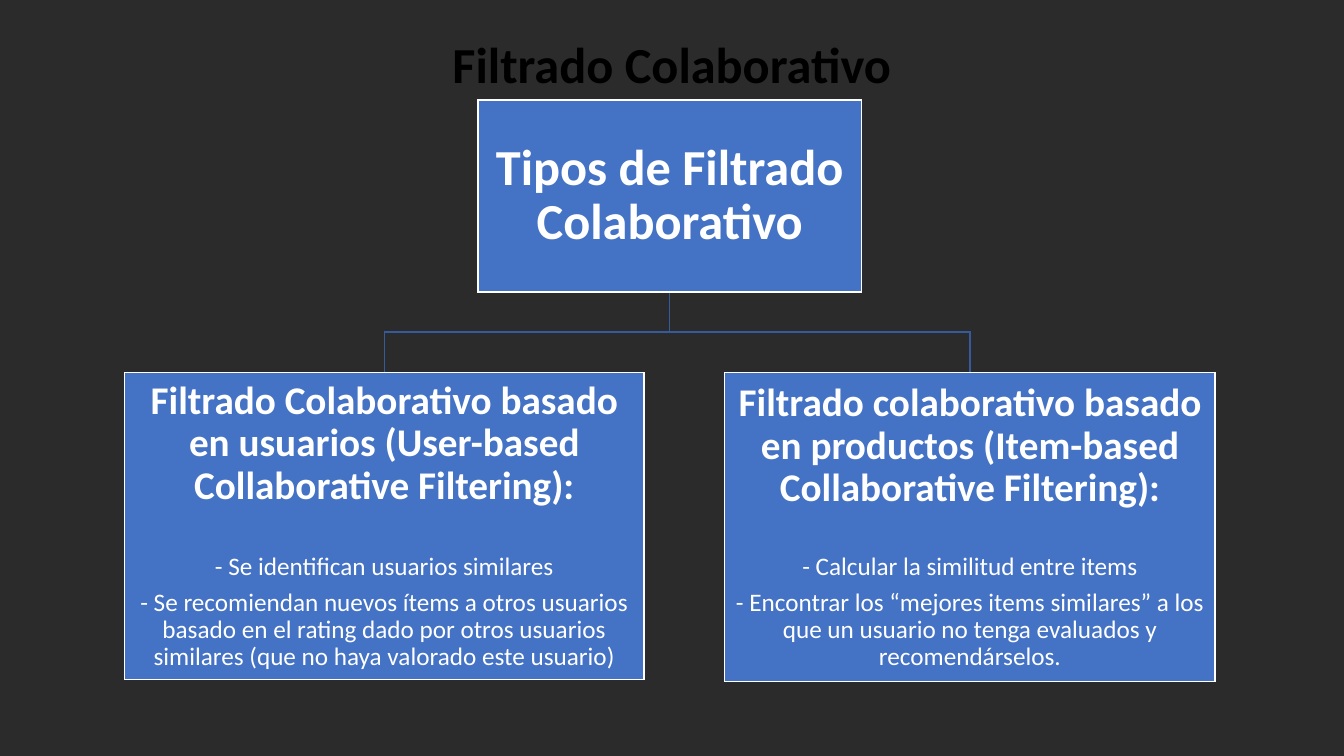
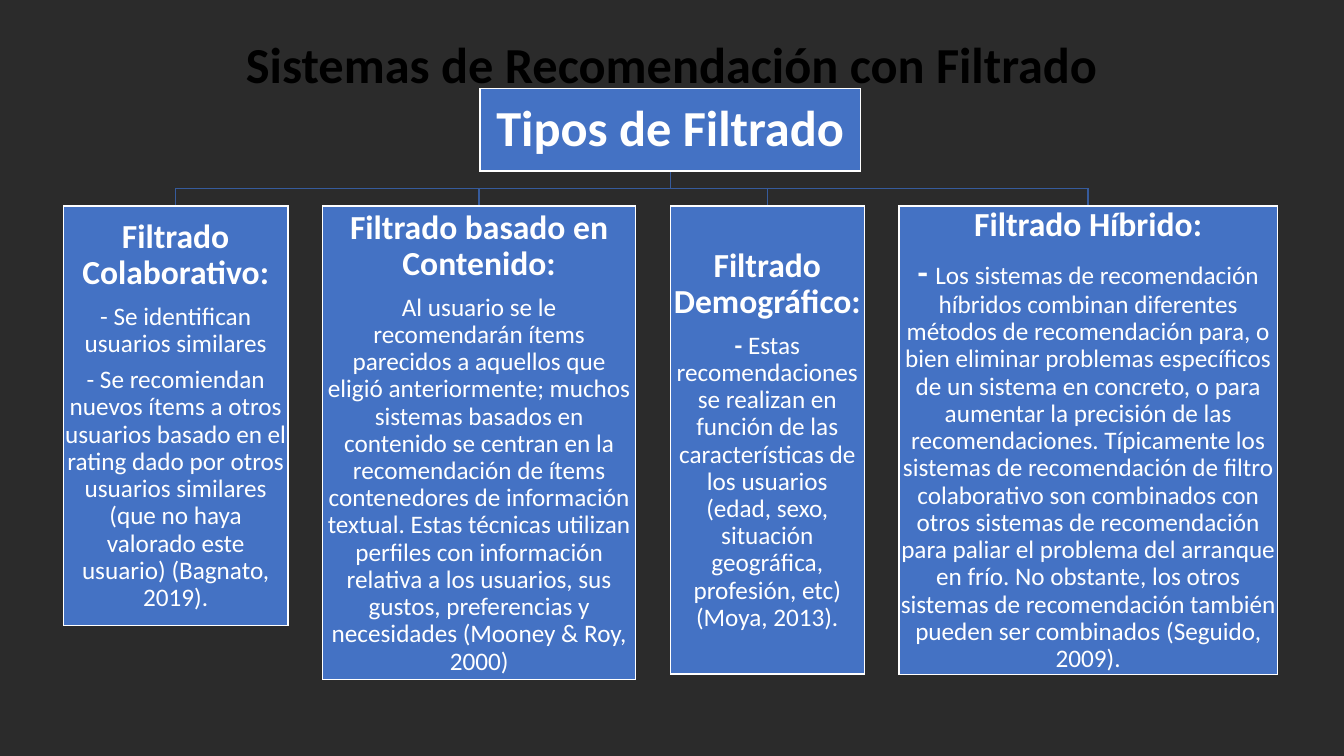
Before and after one commit to osoriopedro/um_fac_ing_semillero_IA, a slide deck: slide 8 of Sistema_Recomendacion/Presentacion_Sistema_Recomendación.pptx (slide 6 before the commit). Drawn at 1344x756 pixels with LibreOffice and Linux fonts; fonts in the diff are those of the drawing; background and template pictures are left out; a plain dark background stands for a picture behind light text. Boxes give left, top, right and bottom in pixels: in the first picture for what was removed or moved away, otherwise in the second. Text is boxed around its words. In the diff, an @@ line names an element or a change of style, - is before the commit and + after.

Commit message:
Presentacion_SistemaRecomendacion_Actualizada
Se actualiza presentación sobre Sistemas de Recomendación

```diff
--- a/Sistema_Recomendacion/Presentacion_Sistema_Recomendación.pptx
+++ b/Sistema_Recomendacion/Presentacion_Sistema_Recomendación.pptx
@@ text at [246,48,1097,95]: text changed @@
-Filtrado Colaborativo
+Sistemas de Recomendación con Filtrado
@@ rectangle: place and size @@
-rectangle at [478,100,862,291]
+rectangle at [480,89,860,171]
@@ text at [496,110,844,154]: text changed @@
-Tipos de Filtrado Colaborativo
+Tipos de Filtrado
@@ text "Filtrado Colaborativo:": place and size @@
-text "Filtrado Colaborativo:" at [151,386,628,669]
+text "Filtrado Colaborativo:" at [65,224,286,610]
@@ rectangle: place and size @@
-rectangle at [124,373,644,681]
+rectangle at [323,206,635,680]
@@ rectangle: place and size @@
-rectangle at [725,373,1216,683]
+rectangle at [899,206,1277,675]
@@ text at [82,224,269,285]: text changed; size 28 to 24 pt @@
-Filtrado Colaborativo basado en usuarios (User-based Collaborative Filtering):
+Filtrado Colaborativo:
@@ group added at [64,171,1275,674]: 4 freeform shapes, 3 texts, 2 rectangles @@
+Filtrado basado en Contenido:
+Al usuario se le recomendarán ítems parecidos a aquellos que eligió anteriormente; muchos sistemas basados en contenido se centran en la recomendación de ítems contenedores de información textual. Estas técnicas utilizan perfiles con información relativa a los usuarios, sus gustos, preferencias y necesidades (Mooney & Roy, 2000)
+Filtrado Demográfico:
+- Estas recomendaciones se realizan en función de las características de los usuarios (edad, sexo, situación geográfica, profesión, etc) (Moya, 2013).
+Filtrado Híbrido:
+- Los sistemas de recomendación híbridos combinan diferentes métodos de recomendación para, o bien eliminar problemas específicos de un sistema en concreto, o para aumentar la precisión de las recomendaciones. Típicamente los sistemas de recomendación de filtro colaborativo son combinados con otros sistemas de recomendación para paliar el problema del arranque en frío. No obstante, los otros sistemas de recomendación también pueden ser combinados (Seguido, 2009).
@@ freeform shape removed at [384,292,669,373] @@
@@ freeform shape removed at [669,292,970,373] @@
@@ text at [65,370,286,610]: text changed @@
-- Se recomiendan nuevos ítems a otros usuarios basado en el rating dado por otros usuarios similares (que no haya valorado este usuario)
+- Se recomiendan nuevos ítems a otros usuarios basado en el rating dado por otros usuarios similares (que no haya valorado este usuario) (Bagnato, 2019).
@@ text removed at [739,388,1204,665] @@
-Filtrado colaborativo basado en productos (Item-based Collaborative Filtering):
-- Calcular la similitud entre items
-- Encontrar los “mejores items similares” a los que un usuario no tenga evaluados y recomendárselos.
```
Also in this commit, not shown: 7 other slides changed, 11 slides added.
